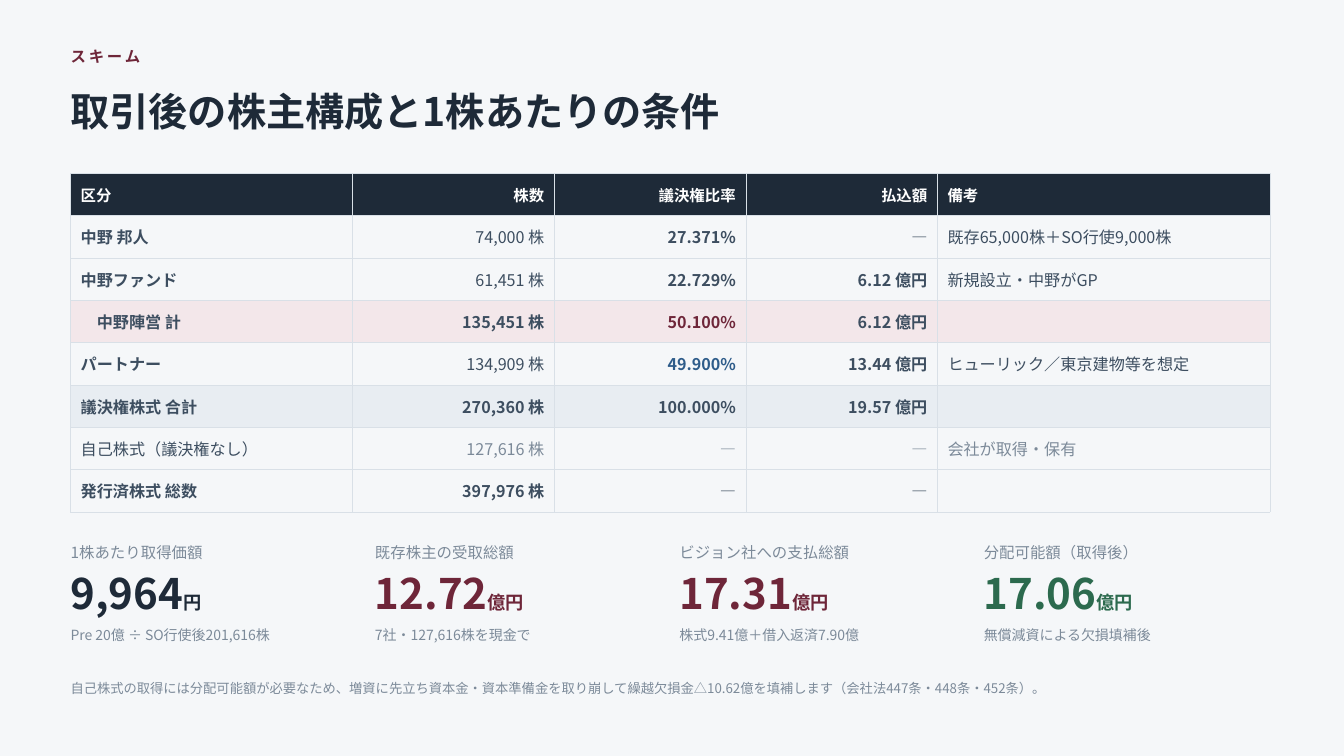
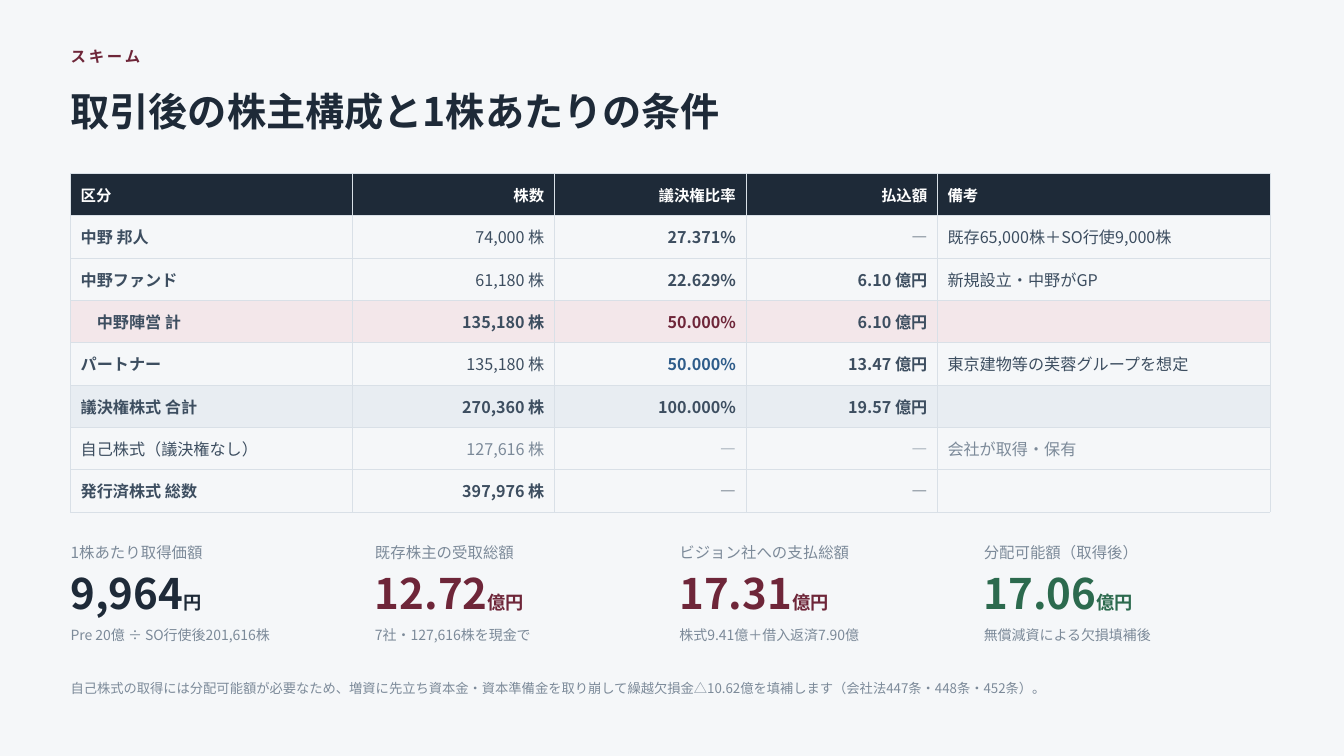
Before and after one commit to nakano-winebank/wine-auction, a slide deck: slide 6 of adval-mbo/あどばるMBO_ご提案_20260924.pptx. Drawn at 1344x756 pixels with LibreOffice and Linux fonts; fonts in the diff are those of the drawing. Boxes give left, top, right and bottom in pixels: in the first picture for what was removed or moved away, otherwise in the second. Text is boxed around its words. In the diff, an @@ line names an element or a change of style, - is before the commit and + after.

```diff
--- a/adval-mbo/あどばるMBO_ご提案_20260924.pptx
+++ b/adval-mbo/あどばるMBO_ご提案_20260924.pptx
@@ table at <box>71,173,1270,505</box> @@
-row 3: 中野ファンド | 61,451 株 | 22.729% | 6.12 億円 | 新規設立・中野がGP
+row 3: 中野ファンド | 61,180 株 | 22.629% | 6.10 億円 | 新規設立・中野がGP
-row 4: 中野陣営 計 | 135,451 株 | 50.100% | 6.12 億円 | 
+row 4: 中野陣営 計 | 135,180 株 | 50.000% | 6.10 億円 | 
-row 5: パートナー | 134,909 株 | 49.900% | 13.44 億円 | ヒューリック／東京建物等を想定
+row 5: パートナー | 135,180 株 | 50.000% | 13.47 億円 | 東京建物等の芙蓉グループを想定
```
Also in this commit, not shown: 4 other slides changed, 5 other files.
